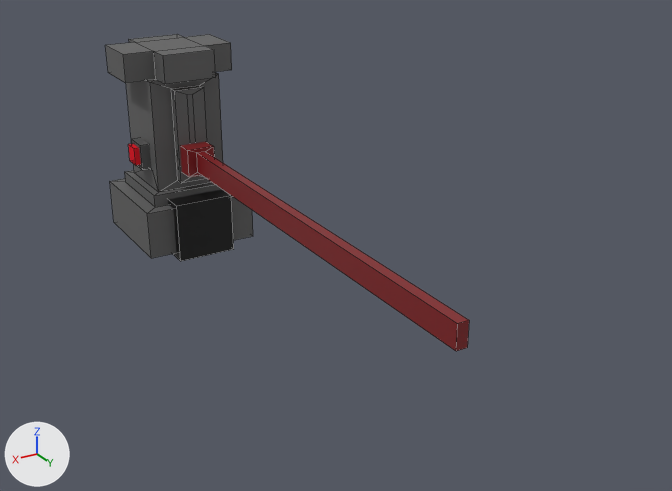
What one commit did to the Blender file Blender/car thingy.blend.
Before and after are seen from a camera (50 mm lens) standing at (2.25, 5.66, 2.38) and looking at (-0.06, 1.8, 0.45). Every picture has the same lights, and +X, +Y and +Z are marked at lower left. Mesh edges are drawn as thin lines.
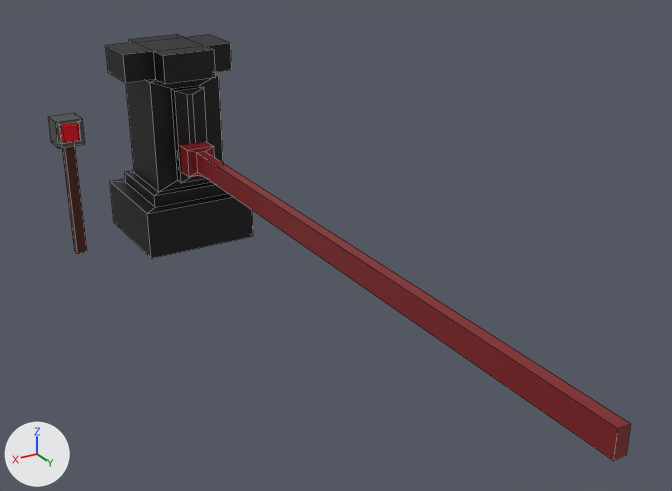
The change, as a list of edits to the scene's bpy script:
```text
Change mat_stand:
    mat_stand.base_color: (0.118, 0.118, 0.118) -> (0.0, 0.0, 0.0)  # dark grey #606060 -> black #000000
Add mat_material:
    mat_material = principled_material('Material')
    mat_material.base_color = (0.0679, 0.00956, 0.00221)  # brown #4a1907
Change me_cube:
    where me_cube.from_pydata(...)  # 89 vertices, 80 faces; spans x -1.0..1.0, y -1.0..8.42, z -1.24..7.3
    used by ob_cube; location = (0.0, -0.246, 0.0); scale = (0.379, 0.379, 0.16)
    verts and faces of me_cube; kept vertices keep their numbers, new ones are numbered from 89
    before: 12 (0.63, -0.63, 1.51) at pixel (134, 172), 24 (0.63, -0.63, 6.16), 49 (0.63, 0.63, 1.51) at pixel (158, 192), 51 (0.63, 0.63, 6.16) at pixel (150, 82), 79 (0.63, 0.19, 2.3)
    before: 80 (0.63, 0.41, 2.3) at pixel (152, 170)
    remove me_cube.materials.append(mat_metal_stand)  # red #821b1e
    me_cube part 1: the loose piece of 8 vertices spanning x -0.52..0.52, y 0.13..1.17, z -1.24..1.24 is deleted
    me_cube part 2
    add delete_vertices([79, 80])  # with the faces that use them
    add faces += [(12, 49, 51, 24)]
    remove me_cube.materials.append(mat_button_holder)  # black #090909
Change me_cube_001:
    used by ob_cube_001; location = (0.216, -0.2, 0.462); scale = (0.086, 0.086, 0.086)
    remove me_cube_001.from_pydata(...)  # 8 vertices, 6 faces; spans x -1.0..1.0, y -1.0..1.0, z -1.0..1.0
    add me_cube_001.from_pydata(...)  # 24 vertices, 20 faces; spans x -1.0..1.0, y -1.0..1.0, z -9.88..1.0
    me_cube_001 part 3
    2 faces are deleted
    16 vertices are added at x -0.39..1.0, y -0.73..0.75, z -9.88..0.78
    5 new faces join them, mat_material (brown #4a1907)
    11 new faces join them, mat_button_001 (dark grey #5c5c5c)
    add me_cube_001.materials.append(mat_material)  # brown #4a1907
Change me_cube_002:
    used by ob_cube_002; location = (0.279, -0.199, 0.466); scale = (0.0582, 0.0582, 0.0582)
    remove me_cube_002.from_pydata(...)  # 8 vertices, 6 faces; spans x -1.0..1.0, y -1.0..1.0, z -1.0..1.0
    add me_cube_002.from_pydata(...)  # 12 vertices, 10 faces; spans x -1.0..1.0, y -1.11..1.11, z -1.11..1.11
    me_cube_002 part 4: the whole mesh is rebuilt
Add me_cube_003:
    me_cube_003.from_pydata([(-0.24, 0.0, -0.57), (-0.24, 0.0, 0.57), (-0.08, 0.48, -0.42), (-0.08, 0.48, 0.42), (0.24, 0.0, -0.57), (0.24, 0.0, 0.57), (0.08, 0.48, -0.42), (0.08, 0.48, 0.42), (-0.24, 0.48, 0.57), (-0.24, 0.48, -0.57), (0.24, 0.48, -0.57), (0.24, 0.48, 0.57), (-0.08, 10.12, 0.42), (-0.08, 10.12, -0.42), (0.08, 10.12, -0.42), (0.08, 10.12, 0.42)], [], [(0, 1, 8, 9), (3, 7, 15, 12), (10, 11, 5, 4), (4, 5, 1, 0), (9, 10, 4, 0), (11, 8, 1, 5), (3, 2, 9, 8), (2, 6, 10, 9), (7, 3, 8, 11), (6, 7, 11, 10), (13, 12, 15, 14), (2, 3, 12, 13), (7, 6, 14, 15), (6, 2, 13, 14)])
    me_cube_003.materials.append(mat_metal_stand)  # red #821b1e
Change ob_cube_001:
    ob_cube_001.location: (0.216, -0.2, 0.462) -> (0.747, -0.231, 0.69)
    ob_cube_001.rotation_euler: (0.0, 0.0, 0.0) -> (0.0, 0.0, 158.7)  # degrees (0, 0, 0) -> degrees (0, 0, 93)
Change ob_cube_002:
    ob_cube_002.location: (0.279, -0.199, 0.466) -> (0.746, -0.185, 0.694)
Add ob_cube_003:
    ob_cube_003 = bpy.data.objects.new('Cube.003', me_cube_003)
    ob_cube_003.location = (0.0, 0.006, 0.469)
    ob_cube_003.scale = (0.379, 0.379, 0.16)
```

Location of each change, (x1, y1, x2, y2) in pixels of the pictures (672 x 491 px):
'Cube', recoloured, reshaped (grey to black, 59% narrower, 29% shorter)
    before: (106, 34, 469, 351)
    after: (106, 34, 253, 258)
'Cube.003', added (red)
    after: (180, 142, 631, 461)
'Cube.001', reshaped, moved, turned
    before: (132, 138, 151, 170)
    after: (48, 113, 87, 254)
'Cube.002', reshaped, moved
    before: (128, 144, 141, 165)
    after: (59, 122, 81, 143)
part 1 of me_cube, deleted (black)
    before: (168, 189, 234, 261)
part 2 of me_cube, cut back
    both: (126, 81, 159, 192)
part 3 of me_cube_001, built on
    before: (132, 140, 142, 169)
    after: (55, 119, 87, 254)
